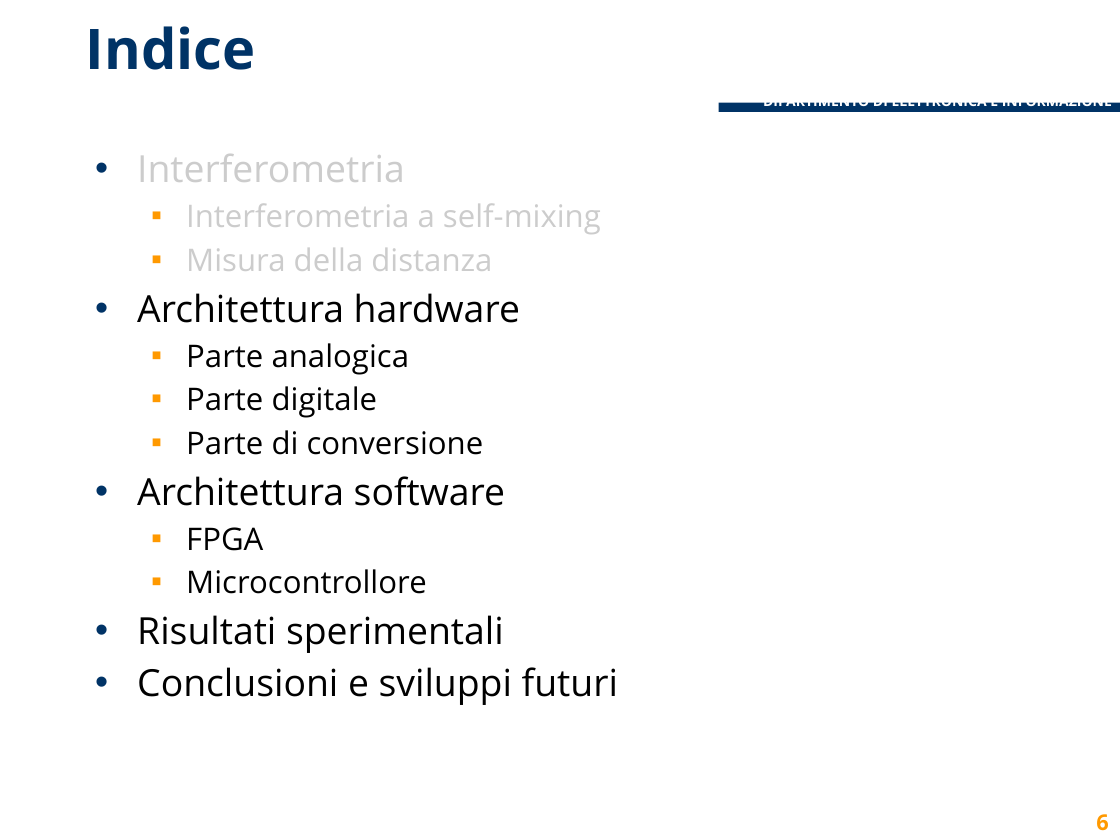
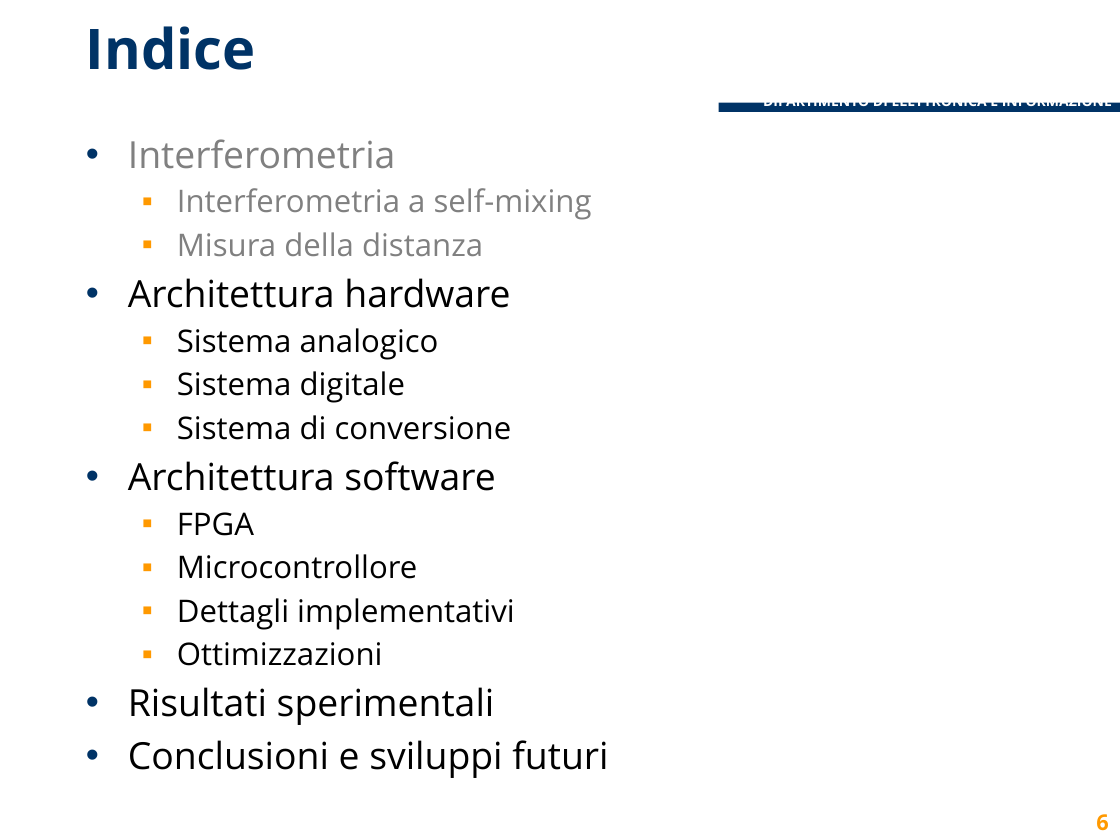
Before and after one commit to lcavagnispolimi/thesis_latex, a slide deck: slide 6 of presentazione_discussione.pptx. Drawn at 1120x840 pixels with LibreOffice and Linux fonts; fonts in the diff are those of the drawing; background and template pictures are left out. Boxes give left, top, right and bottom in pixels: in the first picture for what was removed or moved away, otherwise in the second. Text is boxed around its words. In the diff, an @@ line names an element or a change of style, - is before the commit and + after.

```diff
--- a/presentazione_discussione.pptx
+++ b/presentazione_discussione.pptx
@@ text "Interferometria": place and size @@
-text "Interferometria" at bbox=[137, 154, 618, 705]
+text "Interferometria" at bbox=[128, 139, 608, 778]
@@ text at bbox=[128, 139, 592, 256]: text colour #CCCCCC to #808080 in "Interferometria", "Interferometria a self-mixing", "Misura della distanza" @@
@@ text at bbox=[177, 328, 512, 440]: text changed @@
-  ▪ Parte analogica
-  ▪ Parte digitale
-  ▪ Parte di conversione
+  ▪ Sistema analogico
+  ▪ Sistema digitale
+  ▪ Sistema di conversione
@@ text at bbox=[177, 598, 515, 666]: paragraphs added @@
+  ▪ Dettagli implementativi
+  ▪ Ottimizzazioni
```
Also in this commit, not shown: 17 other slides changed, 2 slides added.
